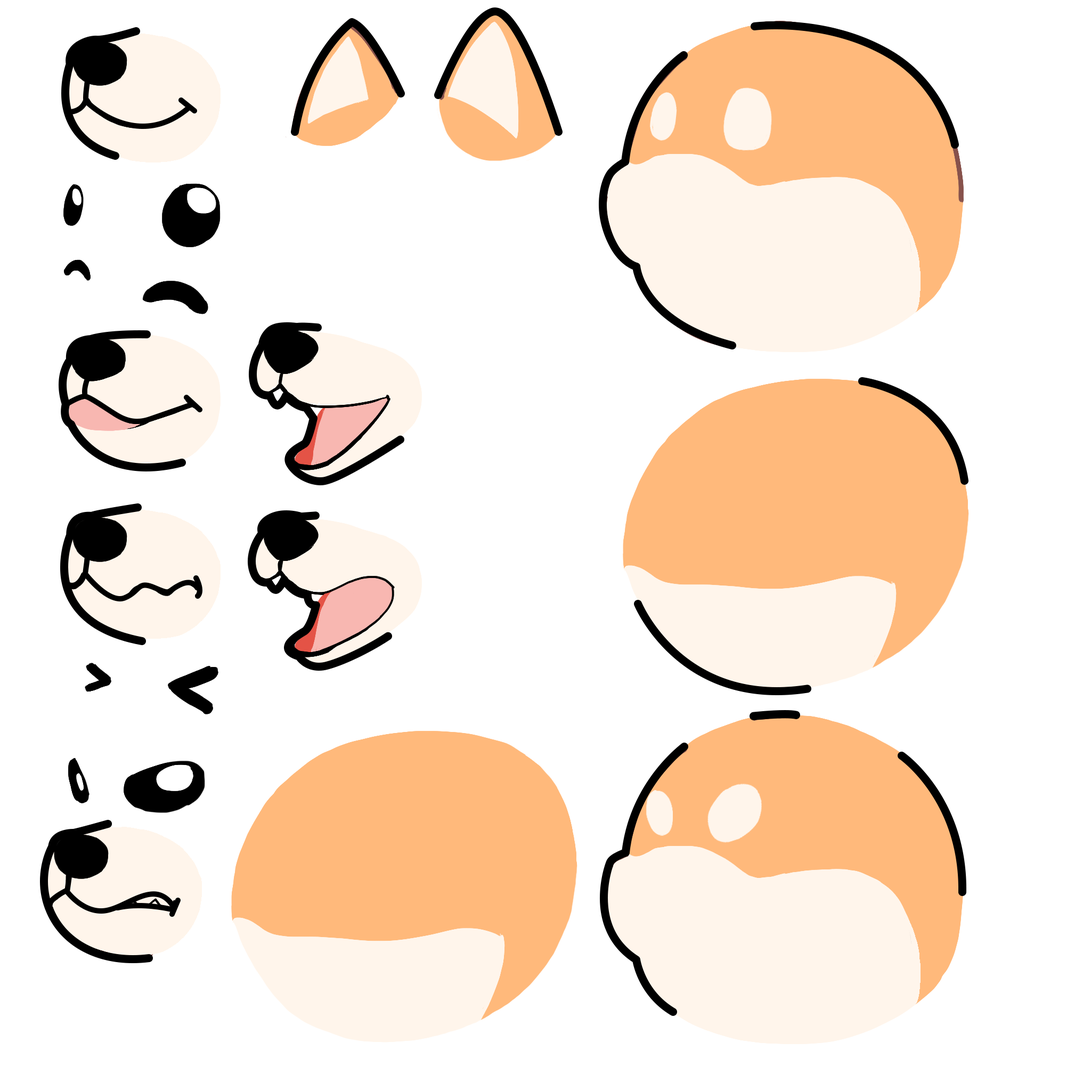
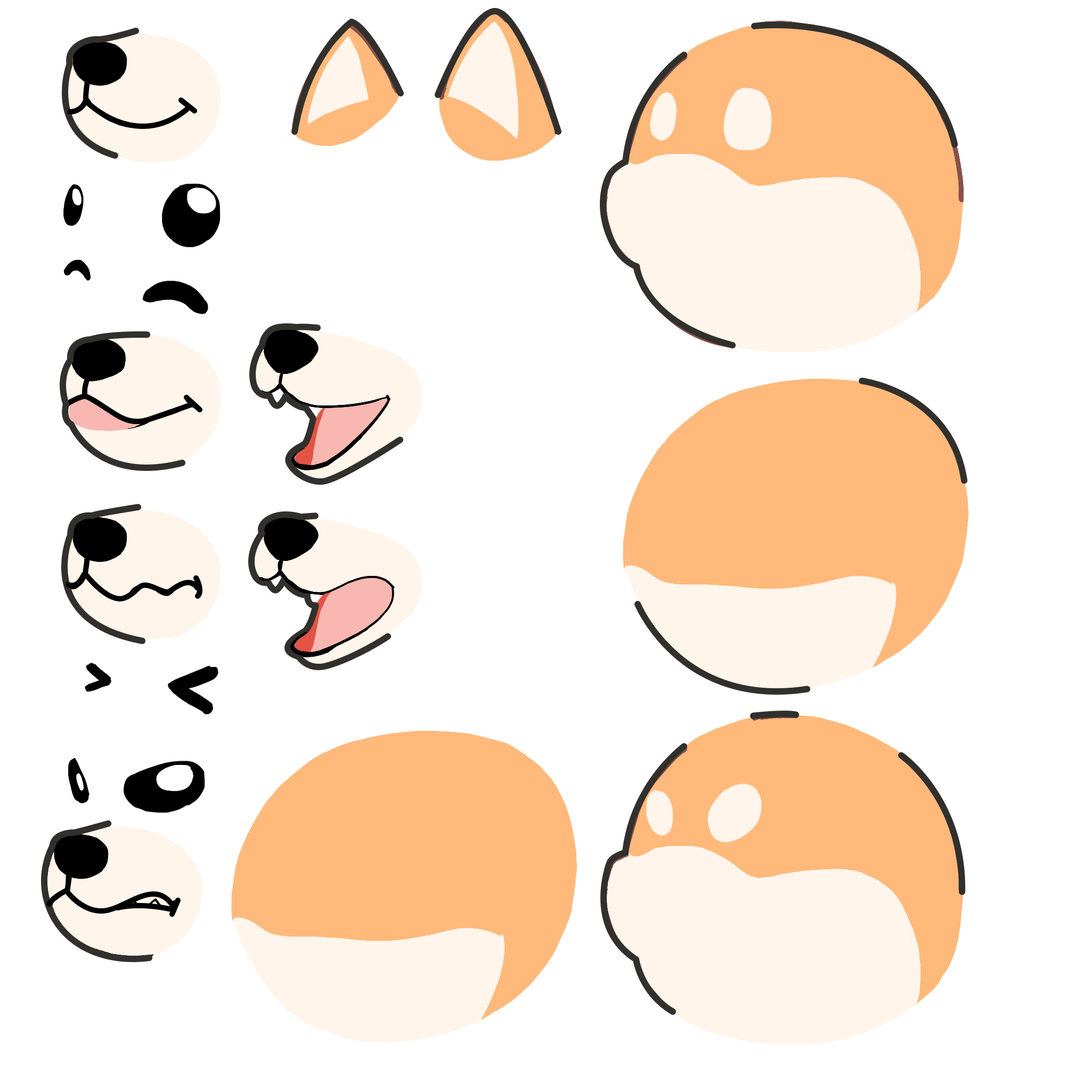
Layered file, before and after one edit (1091 × 1091). Changes by layer:
painted on "Shape 27" over [left=247, top=510, right=393, bottom=671]
painted on "Shape 28" over [left=248, top=322, right=405, bottom=486]
painted on "Shape 14" over [left=58, top=330, right=187, bottom=472]
painted on "Shape 15" over [left=60, top=503, right=147, bottom=646]
painted on "Shape 22" over [left=39, top=820, right=153, bottom=964]
painted on "Shape 4" over [left=44, top=828, right=154, bottom=960]
painted on "Shape 9" over [left=61, top=27, right=141, bottom=160]
painted on "Shape 8" over [left=434, top=7, right=563, bottom=136]
painted on "Shape 7" over [left=290, top=18, right=406, bottom=136]
painted on "Shape 31" over [left=898, top=752, right=967, bottom=897]
painted on "Shape 30" over [left=749, top=710, right=801, bottom=721]
painted on "Shape 29" over [left=600, top=742, right=689, bottom=1017]
painted on "Shape 6" over [left=750, top=21, right=960, bottom=149]
painted on "Shape 5" over [left=599, top=51, right=737, bottom=350]
painted on "Shape 13" over [left=858, top=377, right=969, bottom=485]
painted on "Shape 3" over [left=634, top=600, right=812, bottom=696]
